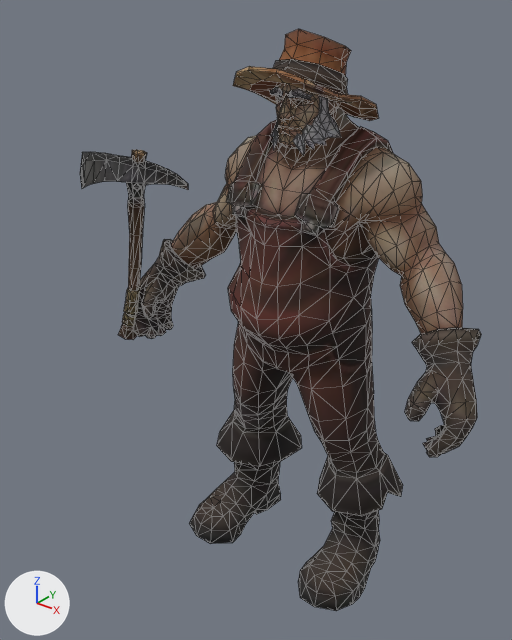
Before and after pictures for a commit that changed the glTF model 3d/mine-hantee/models/storm_doodad_kingscrest_peasant_male_14.glb.
Rendered twice from a 50 mm camera at (1.137, -1.633, 1.827) aimed at (-0.086, -0.104, 0.88). Every picture has the same lights, and +X, +Y and +Z are marked at lower left. The picture after the commit comes second. Mesh edges are drawn as thin lines. Vertices at exactly the same position are counted once.
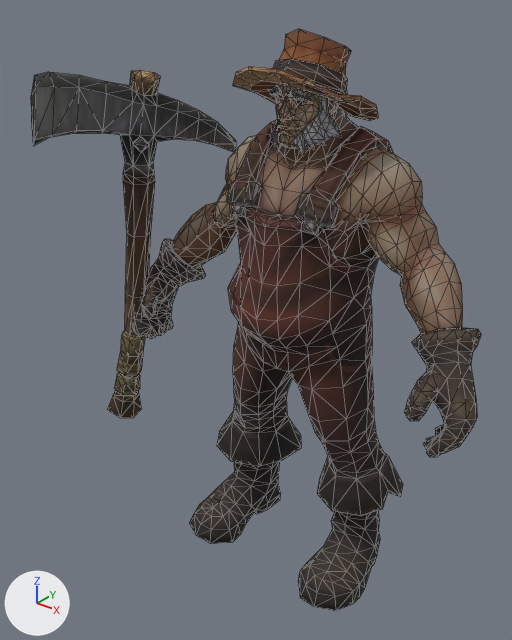
The newer file is also turned or shifted as a whole; pictures and numbers use the older file's frame.

Location of each change, (x1, y1, x2, y2) in pixels of the pictures (512 x 640 px; the box of a moved part takes in the faces that stretch with it):
'Mesh_0', surface changed, reshaped (12% wider): before (80, 29, 481, 611); after (31, 29, 481, 611)
part 1 of me_mesh_0, added: after (31, 70, 236, 418)
part 2 of me_mesh_0, deleted: before (80, 150, 188, 340)
part 3 of me_mesh_0, moved or reshaped: (270, 84, 340, 156) in both
part 4 of me_mesh_0, surface changed: (134, 147, 426, 603) in both

The change, as a list of edits to the scene's bpy script:
```text
Change mat_material_0:
    add n3 = _N.new('ShaderNodeMapping'); n3.name = 'Mapping'
    add n3.inputs[1].default_value = (0.00732, -7.933, 0.0)  # 'Location'
    add n3.inputs[3].default_value = (15.65, 8.479, 1.0)  # 'Scale'
    add n4 = _N.new('ShaderNodeUVMap'); n4.name = 'UV Map'
    add n4.uv_map = 'UVMap'
    where n2 = _N.new('ShaderNodeTexImage'); n2.name = 'Image Texture'
    add _L.new(n3.outputs[0], n2.inputs[0])  # 'Vector' to 'Vector'
    add _L.new(n4.outputs[0], n3.inputs[0])  # 'UV' to 'Vector'
Change mat_material_1:
    add n3 = _N.new('ShaderNodeMapping'); n3.name = 'Mapping'
    add n3.inputs[1].default_value = (0.00488, -14.7, 0.0)  # 'Location'
    add n3.inputs[3].default_value = (28.8, 15.7, 1.0)  # 'Scale'
    add n4 = _N.new('ShaderNodeUVMap'); n4.name = 'UV Map'
    add n4.uv_map = 'UVMap'
    where n2 = _N.new('ShaderNodeTexImage'); n2.name = 'Image Texture'
    add _L.new(n3.outputs[0], n2.inputs[0])  # 'Vector' to 'Vector'
    add _L.new(n4.outputs[0], n3.inputs[0])  # 'UV' to 'Vector'
Change me_mesh_0:
    used by ob_mesh_0; location = (0.0, 0.0, 0.0)
    remove me_mesh_0.from_pydata(...)  # 1905 vertices, 3655 faces; spans x -0.64..0.62, y -0.34..0.26, z 0.0..1.71
    add me_mesh_0.from_pydata(...)  # 1905 vertices, 3655 faces; spans x -0.74..0.62, y -0.46..0.26, z 0.0..1.71
    me_mesh_0 part 1: a new loose piece of 193 vertices spanning x -0.74..-0.32, y -0.46..0.1, z 0.33..1.59, in mat_material_0
    me_mesh_0 part 2: the loose piece of 193 vertices spanning x -0.64..-0.41, y -0.34..-0.04, z 0.69..1.36 is deleted
    me_mesh_0 part 3
    3 vertices are removed from x -0.12..0.05, y -0.09..0.24, z 1.34..1.54
    166 faces are deleted
    14 vertices move within x -0.06..0.08, y -0.09..0.04, z 1.42..1.55
    3 vertices are added at (-0.02, -0.09, 1.43), (-0.11, 0.24, 1.34), (0.05, -0.08, 1.54)
    166 new faces join them, mat_material_1
    me_mesh_0 part 4: 3099 kept faces spanning x -0.62..0.62, y -0.23..0.26, z 0.0..1.71 get new texture (UV) coordinates
    other edits to the shape of me_mesh_0 do not show in these pictures
```
